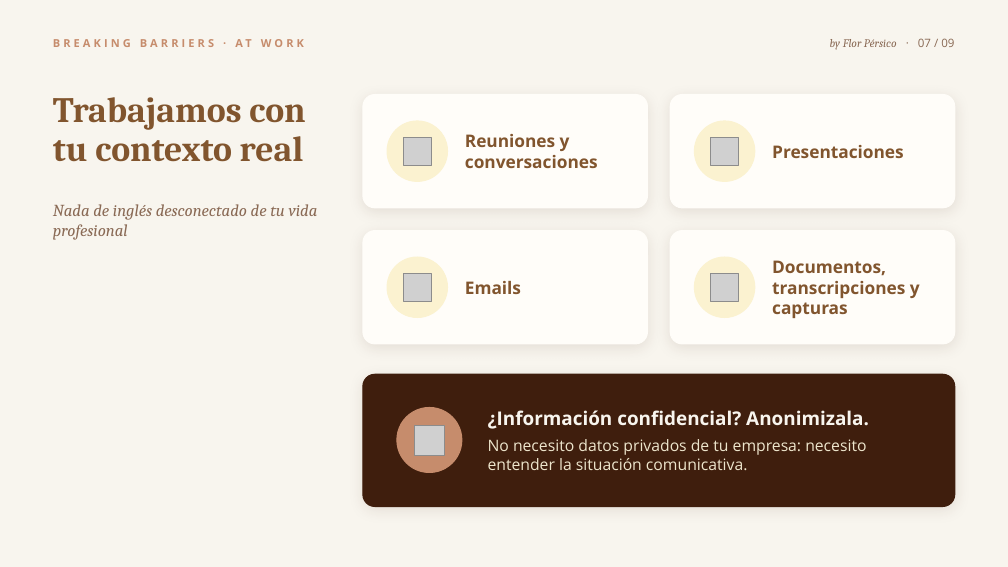
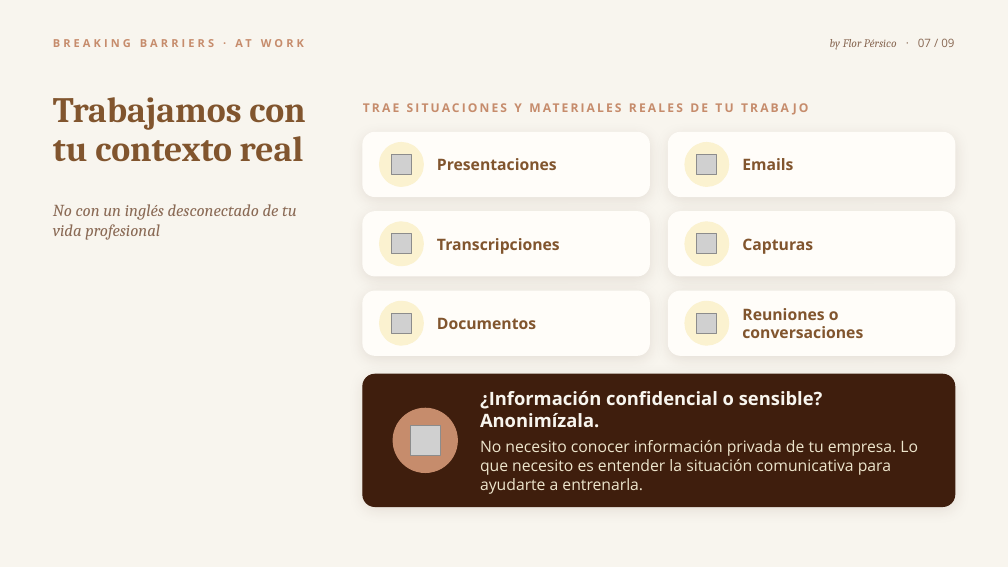
Before and after one commit to florenciapersico-ctrl/brakingbarriersatwork, a slide deck: slide 7 of onboarding/ONB02_Como_vamos_a_trabajar_juntas.pptx. Drawn at 1008x567 pixels with LibreOffice and Linux fonts; fonts in the diff are those of the drawing; grey boxes stand for pictures. Boxes give left, top, right and bottom in pixels: in the first picture for what was removed or moved away, otherwise in the second. Text is boxed around its words. In the diff, an @@ line names an element or a change of style, - is before the commit and + after.

```diff
--- a/onboarding/ONB02_Como_vamos_a_trabajar_juntas.pptx
+++ b/onboarding/ONB02_Como_vamos_a_trabajar_juntas.pptx
@@ text added at [514, 103, 522, 112], 11.5 pt, text #C68C6C, bold @@
+TRAE SITUACIONES Y MATERIALES REALES DE TU TRABAJO
@@ rounded rectangle: place and size @@
-rounded rectangle at [363, 95, 648, 208]
+rounded rectangle at [363, 132, 650, 197]
@@ ellipse: place and size @@
-ellipse at [387, 121, 448, 181]
+ellipse at [380, 143, 423, 187]
@@ text "Presentaciones": place and size @@
-text "Presentaciones" at [772, 145, 904, 158]
+text "Presentaciones" at [437, 158, 557, 170]
@@ text "Presentaciones" at [437, 158, 557, 170]: size 16.5 to 15 pt @@
@@ rounded rectangle: place and size @@
-rounded rectangle at [671, 95, 956, 208]
+rounded rectangle at [668, 132, 955, 197]
@@ ellipse: place and size @@
-ellipse at [695, 121, 755, 181]
+ellipse at [685, 143, 729, 187]
@@ text "Emails" at [742, 158, 793, 170]: size 16.5 to 15 pt @@
@@ text "Emails": place and size @@
-text "Emails" at [465, 281, 521, 294]
+text "Emails" at [742, 158, 793, 170]
@@ picture: place and size @@
-picture at [711, 138, 739, 166]
+picture at [392, 154, 412, 175]
@@ picture: place and size @@
-picture at [404, 274, 432, 302]
+picture at [697, 154, 718, 175]
@@ text at [53, 204, 297, 240]: text changed @@
-Nada de inglés desconectado de tu vida profesional
+No con un inglés desconectado de tu vida profesional
@@ rounded rectangle added at [363, 212, 650, 276], fill #FFFDF9, outline #FFFDF9 1 pt @@
@@ ellipse added at [380, 222, 423, 266], fill #FBF2D0, outline #FBF2D0 1 pt @@
@@ picture: place and size @@
-picture at [711, 274, 739, 302]
+picture at [392, 234, 412, 254]
@@ text added at [437, 238, 560, 254], 15 pt, text #81552E, bold @@
+Transcripciones
@@ rounded rectangle added at [668, 212, 955, 276], fill #FFFDF9, outline #FFFDF9 1 pt @@
@@ ellipse added at [685, 222, 729, 266], fill #FBF2D0, outline #FBF2D0 1 pt @@
@@ picture added at [697, 234, 718, 254] @@
@@ text at [742, 238, 813, 254]: text changed; size 16.5 to 15 pt @@
-Documentos, transcripciones y capturas
+Capturas
@@ rounded rectangle: place and size @@
-rounded rectangle at [363, 231, 648, 344]
+rounded rectangle at [363, 291, 650, 355]
@@ proportions changed in 4 elements at [363, 132, 650, 197], [668, 132, 955, 197], [363, 291, 650, 355], [668, 291, 955, 355] @@
@@ rounded rectangle: place and size @@
-rounded rectangle at [671, 231, 956, 344]
+rounded rectangle at [668, 291, 955, 355]
@@ ellipse: place and size @@
-ellipse at [387, 257, 448, 318]
+ellipse at [380, 301, 423, 345]
@@ picture added at [392, 313, 412, 333] @@
@@ text added at [437, 317, 536, 329], 15 pt, text #81552E, bold @@
+Documentos
@@ ellipse: place and size @@
-ellipse at [695, 257, 755, 318]
+ellipse at [685, 301, 729, 345]
@@ picture: place and size @@
-picture at [404, 138, 432, 166]
+picture at [697, 313, 718, 333]
@@ text at [742, 308, 863, 338]: text changed; size 16.5 to 15 pt @@
-Reuniones y conversaciones
+Reuniones o conversaciones
@@ ellipse: place and size @@
-ellipse at [397, 408, 462, 473]
+ellipse at [393, 408, 457, 473]
@@ text at [480, 391, 918, 494]: text changed @@
-¿Información confidencial? Anonimizala.
-No necesito datos privados de tu empresa: necesito entender la situación comunicativa.
+¿Información confidencial o sensible? Anonimízala.
+No necesito conocer información privada de tu empresa. Lo que necesito es entender la situación comunicativa para ayudarte a entrenarla.
@@ picture: place and size @@
-picture at [414, 425, 445, 455]
+picture at [411, 426, 440, 455]
```
Also in this commit, not shown: 8 other slides changed, 2 other files.
